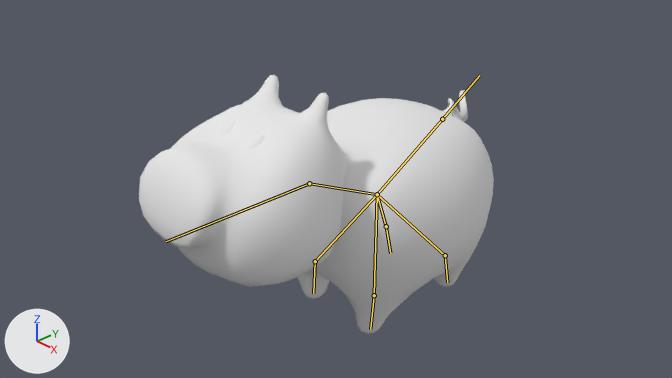
The Blender file Assets/Graphics/Models/Pet_Pig_05.blend as it was, and as the next commit left it.
Camera for both pictures: the file's camera 'Camera'. The axes (+X, +Y, +Z) are drawn at lower left. The lights are the same throughout. The bones that bend it are drawn over the model as lines.

In view in the first picture: 'Pig'.
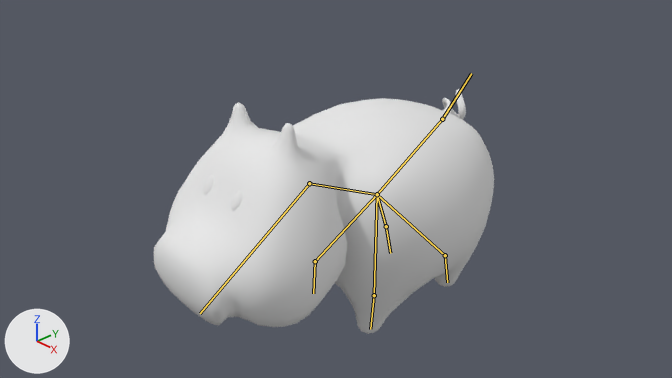
The newer file adds an action. The first version stands in its rest pose; the second is drawn at frame 5 of the action 'eat'.

Where the change shows, as pixel boxes (x1, y1, x2, y2) in the pictures (672 x 378 px):
'Pig', posed: before (139, 75, 494, 334); after (154, 89, 494, 334)
bone 'Bone.006', root to tip: before (442, 119) to (479, 75); after (442, 119) to (471, 73)
bone 'Bone.002', root to tip: before (309, 183) to (166, 241); after (309, 183) to (200, 313)

What the commit changed:
Bone 'Bone.006' (bone_bone_006) turns from (0, 0, 0) to (0, 5, 9) degrees about its own x, y and z.
Bone 'Bone.002' (bone_bone_002) turns from (0, 0, 0) to (32, 0, 0) degrees about its own x, y and z.
